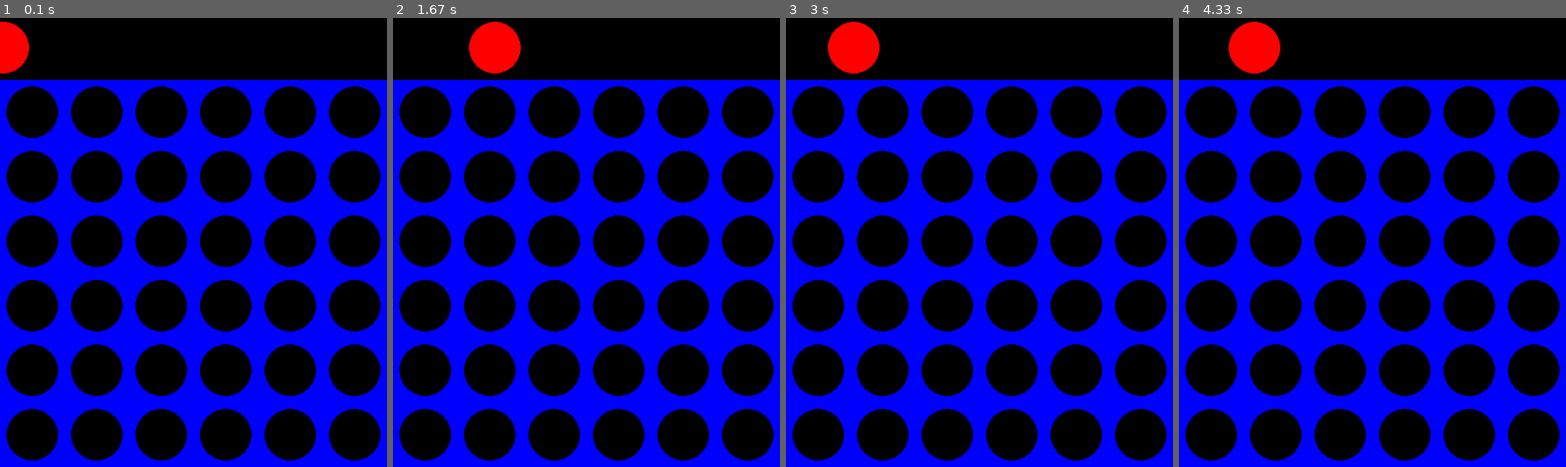
Above: before the commit, frames 1-4 (left to right).
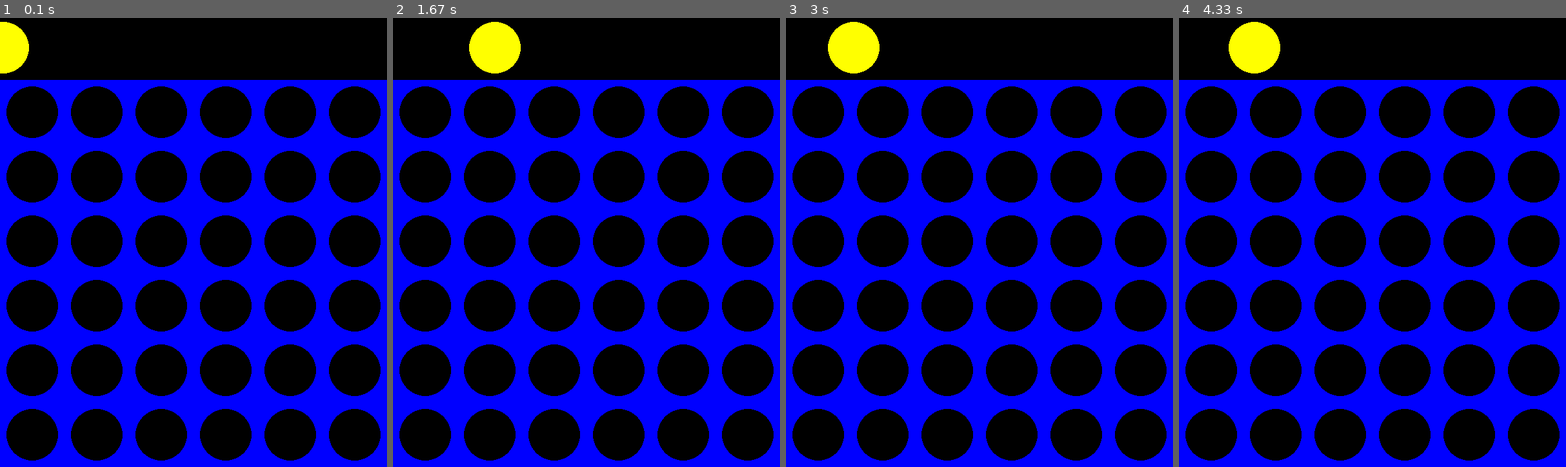
Above: after the commit, the same moments.

Repository: D-Water-Law/Connect4
Game: pygame game, started from connect4Pygame.py
Same seed, same stepped clock (60 frames per second), same inputs: the game is played once before the commit and once after it.
Inputs (mouse positions are in pixels of both pictures, inside the frame that each line leads up to):
- Up to frame 1 (0.1 s): no input
- Up to frame 2 (1.67 s): click (586, 242) at 0.38 s; click (625, 341) at 0.72 s; click (725, 399) at 1.05 s; click (493, 152) at 1.38 s
- Up to frame 3 (3 s): click (979, 296) at 1.72 s; click (925, 148) at 2.05 s; click (1114, 359) at 2.38 s; click (855, 282) at 2.72 s
- Up to frame 4 (4.33 s): click (1260, 152) at 3.05 s; click (1279, 318) at 3.38 s; click (1511, 345) at 3.72 s; click (1256, 408) at 4.05 s

The runs differ from the first frame. In frame 1, 0.7% of the frame differs, in the area x 0-8%, y 0-13%; in frame 2, 1.2%, in the area x 19-33%, y 0-13%; in frame 3, 1.2%; in frame 4, 1.2%.

Commit message:
Colour of the top circle changes depending on player turn

Diff:
--- a/connect4Pygame.py
+++ b/connect4Pygame.py
@@ -16,8 +16,13 @@
             pygame.draw.rect(surface,BLUE,(col*squareSize,row*squareSize+squareSize,squareSize,squareSize))
             pygame.draw.circle(surface,BLACK,(col*squareSize+(squareSize/2),row*squareSize+squareSize+(squareSize/2)),40)
 
-def drawTopC(surface,x):
-    pygame.draw.circle(surface,RED,(x,50),40)
+def drawTopC(surface,x,user):
+    if user == 1:
+        colour = YELLOW
+    else:
+        colour = RED
+
+    pygame.draw.circle(surface,colour,(x,50),40)
 
 def switchP(p):
     if p == 1:
@@ -48,7 +53,7 @@
 
 while run: # main game loop
     mousex, mousey = pygame.mouse.get_pos()
-    drawTopC(DISPLAYSURF,mousex)
+    drawTopC(DISPLAYSURF,mousex,player)
 
 
     for event in pygame.event.get():
